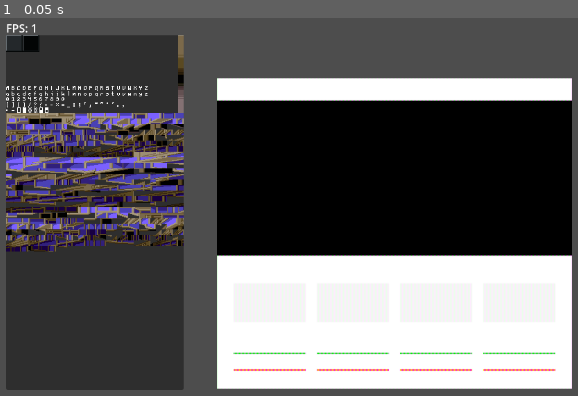
Above: before the commit, frame 1.
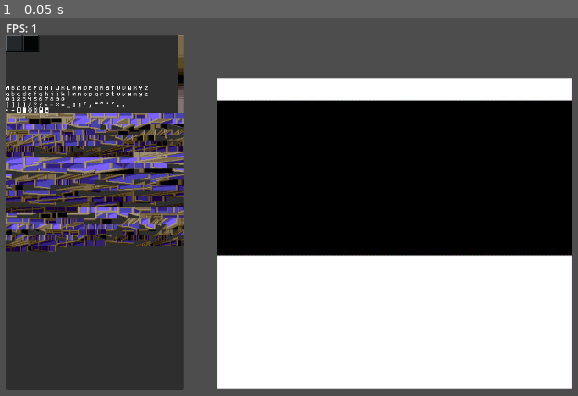
Above: after the commit, the same moment.

Repository: Momonyaro/godot-splatmap
Game: Godot game, scene res://test.tscn
The game is run twice, just before and just after one commit, with the same random seed, the same clock (stepped at 60 frames per second) and the same inputs.
Inputs:
- Up to frame 1 (0.05 s): no input

The runs differ from the first frame. In frame 1, 0.6% of the frame differs, in the area x 40-97%, y 88-94%.
Error in both runs: Invalid call. Nonexistent function 'blit_rect_complex' in base 'Image'. (res://addons/splatmap/core/vram.gd:29)

Commit message:
start work migrating stuff out of splatmap_viewport.gd

Diff:
--- /dev/null
+++ b/code/core/game.gd
@@ -0,0 +1,5 @@
+extends Node
+
+## [game.gd]
+## This is the core, shouldn't actually process any logic itself, instead be the glue and pass
+## instructions down to sub-components while keeping track of the main state.
--- /dev/null
+++ b/code/ui/components/ui_cmdbar.gd
@@ -0,0 +1,36 @@
+extends UIComponentBase
+
+var _cmds := []
+
+
+func setup(ui: Node) -> void:
+	_ui = ui
+
+
+func update() -> void:
+	var vis: bool = _ui.get_state("ui.cmdbar.visible", false)
+
+	if vis and _cmds.is_empty():
+		_register_draws()
+	elif not vis:
+		_unregister_draws()
+
+
+func _process(_delta: float) -> void:
+	pass
+
+
+func _register_draws() -> void:
+	var ui_layer = _ui.get_state("ui.layer")
+	Splatmap.register_draw(SplatDrawBoxCmd.new({
+		"tl": Vector2i(3, 0), "tc": Vector2i(4, 0), "tr": Vector2i(5, 0),
+		"ml": Vector2i(3, 1), "mc": Vector2i(4, 1), "mr": Vector2i(5, 1),
+		"bl": Vector2i(3, 2), "bc": Vector2i(4, 2), "br": Vector2i(5, 2)
+	}, Vector2i(1, 16), Vector2i(30, 2), true, ui_layer))
+
+
+func _unregister_draws() -> void:
+	var ui_layer = _ui.get_state("ui.layer")
+	for cmd in _cmds:
+		Splatmap.unregister_draw(ui_layer, cmd)
+	_cmds.clear()
--- /dev/null
+++ b/code/ui/components/ui_comp_base.gd
@@ -0,0 +1,7 @@
+@abstract class_name UIComponentBase extends Node
+
+@warning_ignore("unused_private_class_variable")
+var _ui: Node = null
+
+@abstract func setup(ui: Node) -> void
+@abstract func update() -> void
--- /dev/null
+++ b/code/ui/components/ui_frame.gd
@@ -0,0 +1,57 @@
+extends UIComponentBase
+
+## [ui_frame.gd]
+## Frame surrounding game view when in-game
+
+var _cmds := []
+
+func setup(ui: Node) -> void:
+	_ui = ui
+
+
+func update() -> void:
+	var vis: bool = _ui.get_state("ui.frame.visible", false)
+
+	if vis and _cmds.is_empty():
+		_register_draws()
+	elif not vis:
+		_unregister_draws()
+
+
+func _register_draws() -> void:
+	var panel_1: Dictionary[String, Vector2i] = {
+		"tl": Vector2i(0, 0), "tc": Vector2i(1, 0), "tr": Vector2i(2, 0),
+		"ml": Vector2i(0, 1), "mc": Vector2i(1, 1), "mr": Vector2i(2, 1),
+		"bl": Vector2i(0, 2), "bc": Vector2i(1, 2), "br": Vector2i(2, 2)
+	}
+
+	var ui_layer = _ui.get_state("ui.layer")
+
+	# TOP BAR
+	_cmds.push_back(Splatmap.register_draw(SplatDrawBoxCmd.new(panel_1, Vector2i(-1, -1), Vector2i(2, 3), true, ui_layer)))
+	_cmds.push_back(Splatmap.register_draw(SplatDrawBoxCmd.new(panel_1, Vector2i(1, -1), Vector2i(30, 3), true, ui_layer)))
+	_cmds.push_back(Splatmap.register_draw(SplatDrawBoxCmd.new(panel_1, Vector2i(31, -1), Vector2i(2, 3), true, ui_layer)))
+
+	# VIEWPORT SIDES
+	_cmds.push_back(Splatmap.register_draw(SplatDrawBoxCmd.new(panel_1, Vector2i(-1, 2), Vector2i(2, 14), true, ui_layer)))
+	_cmds.push_back(Splatmap.register_draw(SplatDrawBoxCmd.new(panel_1, Vector2i(31, 2), Vector2i(2, 14), true, ui_layer)))
+
+	# CMD SIDES
+	_cmds.push_back(Splatmap.register_draw(SplatDrawBoxCmd.new(panel_1, Vector2i(-1, 16), Vector2i(2, 2), true, ui_layer)))
+	_cmds.push_back(Splatmap.register_draw(SplatDrawBoxCmd.new(panel_1, Vector2i(31, 16), Vector2i(2, 2), true, ui_layer)))
+
+	# LIST SIDES
+	_cmds.push_back(Splatmap.register_draw(SplatDrawBoxCmd.new(panel_1, Vector2i(-1, 18), Vector2i(2, 9), true, ui_layer)))
+	_cmds.push_back(Splatmap.register_draw(SplatDrawBoxCmd.new(panel_1, Vector2i(31, 18), Vector2i(2, 9), true, ui_layer)))
+
+	# BOTTOM BAR
+	_cmds.push_back(Splatmap.register_draw(SplatDrawBoxCmd.new(panel_1, Vector2i(-1, 27), Vector2i(2, 2), true, ui_layer)))
+	_cmds.push_back(Splatmap.register_draw(SplatDrawBoxCmd.new(panel_1, Vector2i(1, 27), Vector2i(30, 2), true, ui_layer)))
+	_cmds.push_back(Splatmap.register_draw(SplatDrawBoxCmd.new(panel_1, Vector2i(31, 27), Vector2i(2, 2), true, ui_layer)))
+
+
+func _unregister_draws() -> void:
+	var ui_layer = _ui.get_state("ui.layer")
+	for cmd in _cmds:
+		Splatmap.unregister_draw(ui_layer, cmd)
+	_cmds.clear()
--- /dev/null
+++ b/code/ui/ui.gd
@@ -0,0 +1,29 @@
+extends Node
+
+## [ui.gd]
+## Container for other UI components, managing states.
+
+var _state: Dictionary = {
+	"ui.layer": 3,
+	"ui.frame.visible": true,
+	"ui.cmdbar.visible": true
+}
+
+func _ready() -> void:
+	for item in get_children():
+		item.setup(self)
+	_percolate_state()
+
+
+func set_state(key: String, value: Variant) -> void:
+	_state[key] = value
+	_percolate_state()
+
+
+func get_state(key: String, default: Variant = null) -> Variant:
+	return _state.get(key, default)
+
+
+func _percolate_state() -> void:
+	for item in get_children():
+		item.update()
--- /dev/null
+++ b/scenes/game.tscn
@@ -0,0 +1,18 @@
+[gd_scene format=3 uid="uid://bxo32tp0nir2d"]
+
+[ext_resource type="Script" uid="uid://b0ipvneunsqos" path="res://code/core/game.gd" id="1_uwrxv"]
+[ext_resource type="Script" uid="uid://br80iwuj0p1yh" path="res://code/ui/ui.gd" id="2_yqjtg"]
+[ext_resource type="Script" uid="uid://dqbbacyx1eet7" path="res://code/ui/components/ui_frame.gd" id="3_lnu2h"]
+[ext_resource type="Script" uid="uid://bh2yx5n4q0258" path="res://code/ui/components/ui_cmdbar.gd" id="4_lbhrr"]
+
+[node name="Game" type="Node" unique_id=1871087400]
+script = ExtResource("1_uwrxv")
+
+[node name="UI" type="Node" parent="." unique_id=1621822014]
+script = ExtResource("2_yqjtg")
+
+[node name="Frame" type="Node" parent="UI" unique_id=2145552259]
+script = ExtResource("3_lnu2h")
+
+[node name="CMDBar" type="Node" parent="UI" unique_id=545579028]
+script = ExtResource("4_lbhrr")
--- a/splatmap_viewport.gd
+++ b/splatmap_viewport.gd
@@ -9,7 +9,6 @@
 @export var hp_bar_color := Color.from_string("29cc49", Color.WHITE)
 @export var ap_bar_color := Color.from_string("ff5b5b", Color.WHITE)
 @export var debug_vram_view: TextureRect
-@export var turn_tween_curve: Curve
 
 var _player_pos := Vector2()
 var _target_pos := Vector2i()
@@ -53,7 +52,7 @@
 	_resize.call_deferred()
 	visible = true
 
-	_draw_ui()
+	#_draw_ui()
 	for y in range(2, 16, 1):
 		Splatmap.register_draw(SplatDrawLineCmd.new(Vector2i(31, y - 2), y, 0))
 
--- a/test.tscn
+++ b/test.tscn
@@ -8,6 +8,7 @@
 [ext_resource type="Resource" uid="uid://ca26ml5mxyrd4" path="res://test_map.tres" id="7_xersf"]
 [ext_resource type="Script" uid="uid://bm3a4ogjkp3xa" path="res://code/maps/tilesets/smt1_mall_tileset.gd" id="8_ehkex"]
 [ext_resource type="Resource" uid="uid://qn5766a8ir1q" path="res://art/vcpr_bake_test_mall.tres" id="8_xersf"]
+[ext_resource type="PackedScene" uid="uid://bxo32tp0nir2d" path="res://scenes/game.tscn" id="10_00tp4"]
 [ext_resource type="Shader" uid="uid://ba0xdthacgtrc" path="res://crt.gdshader" id="18_4uo0j"]
 
 [sub_resource type="ShaderMaterial" id="ShaderMaterial_vxl6d"]
@@ -24,11 +25,6 @@
 
 [sub_resource type="PlaceholderTexture2D" id="PlaceholderTexture2D_mf4mk"]
 size = Vector2(256, 224)
-
-[sub_resource type="Curve" id="Curve_xersf"]
-_limits = [-8.0, 8.0, 0.0, 1.0]
-_data = [Vector2(0, 0), 0.0, 0.0, 0, 0, Vector2(0.499, 8), 0.0, 0.0, 0, 0, Vector2(0.5, -8), 0.0, 0.0, 0, 0, Vector2(1, 0), 0.0, 0.0, 0, 0]
-point_count = 4
 
 [sub_resource type="GDScript" id="GDScript_4uo0j"]
 resource_name = "FPS_COUNTER"
@@ -88,7 +84,6 @@
 test_font = ExtResource("6_g14j6")
 test_map = ExtResource("7_xersf")
 debug_vram_view = NodePath("../../../Panel/TextureRect")
-turn_tween_curve = SubResource("Curve_xersf")
 
 [node name="Tileset" type="Node" parent="MarginContainer/ViewParent/SplatmapViewport" unique_id=1518786511]
 script = ExtResource("8_ehkex")
@@ -114,3 +109,5 @@
 texture_filter = 1
 texture_repeat = 1
 layout_mode = 2
+
+[node name="Game" parent="." unique_id=1871087400 instance=ExtResource("10_00tp4")]
Not shown, added: code/core/game.gd.uid
Not shown, added: code/ui/components/ui_cmdbar.gd.uid
Not shown, added: code/ui/components/ui_comp_base.gd.uid
Not shown, added: code/ui/components/ui_frame.gd.uid
Not shown, added: code/ui/ui.gd.uid
